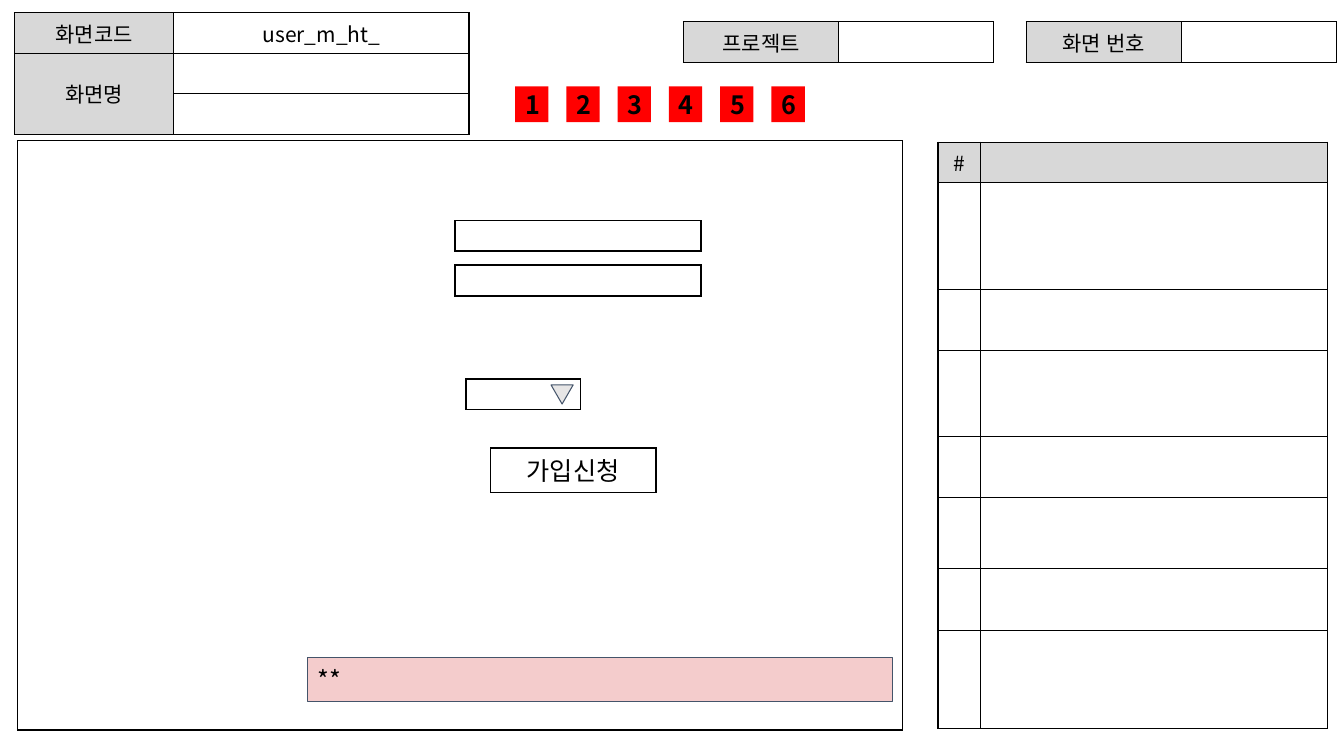
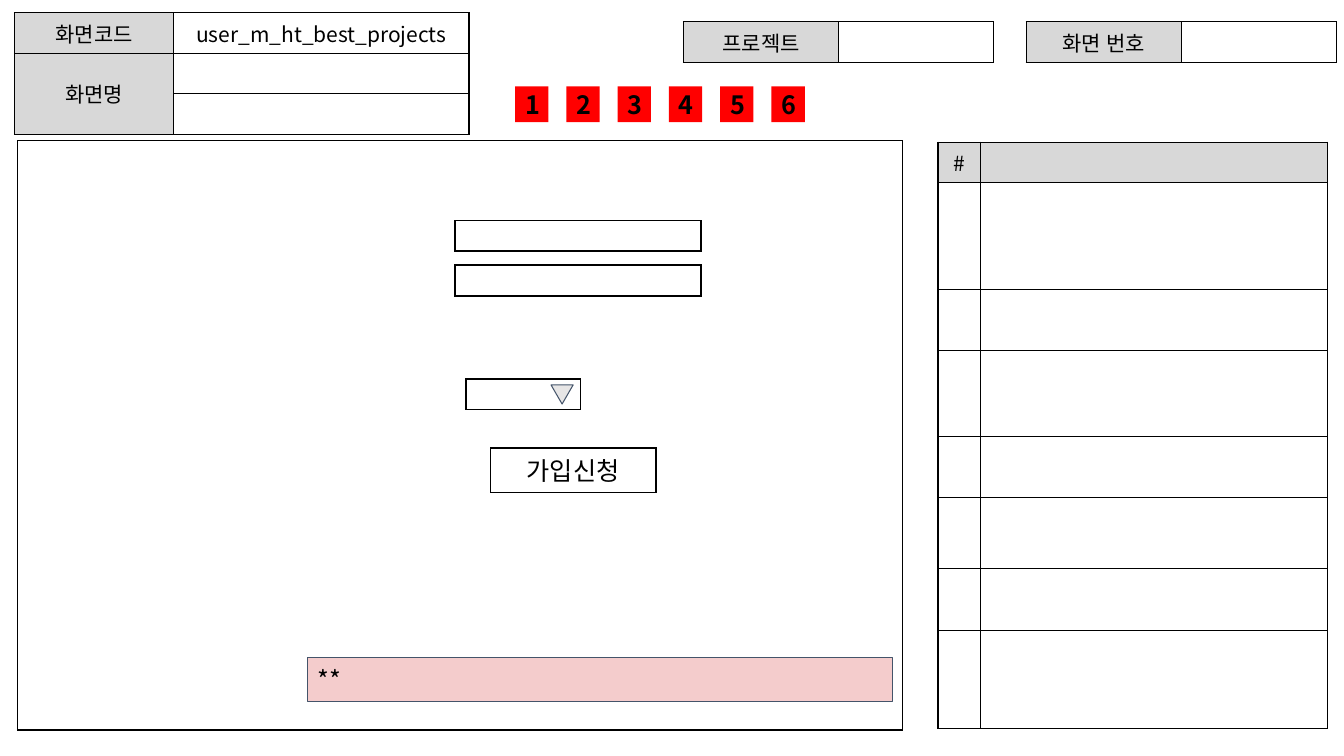
Before and after one commit to ezenteam2/EzenCrowdFunding, a slide deck: slide 9 of project03 화면설계서/project03 - 화면 설계서 - 현태.pptx. Drawn at 1344x756 pixels with LibreOffice and Linux fonts; fonts in the diff are those of the drawing. Boxes give left, top, right and bottom in pixels: in the first picture for what was removed or moved away, otherwise in the second. Text is boxed around its words. In the diff, an @@ line names an element or a change of style, - is before the commit and + after.

```diff
--- a/project03 화면설계서/project03 - 화면 설계서 - 현태.pptx
+++ b/project03 화면설계서/project03 - 화면 설계서 - 현태.pptx
@@ table at (14,13,469,119) @@
-row 1, column 2: user_m_ht_
+row 1, column 2: user_m_ht_best_projects
```
Also in this commit, not shown: 15 other slides changed, 2 slides removed, 1 other file.
